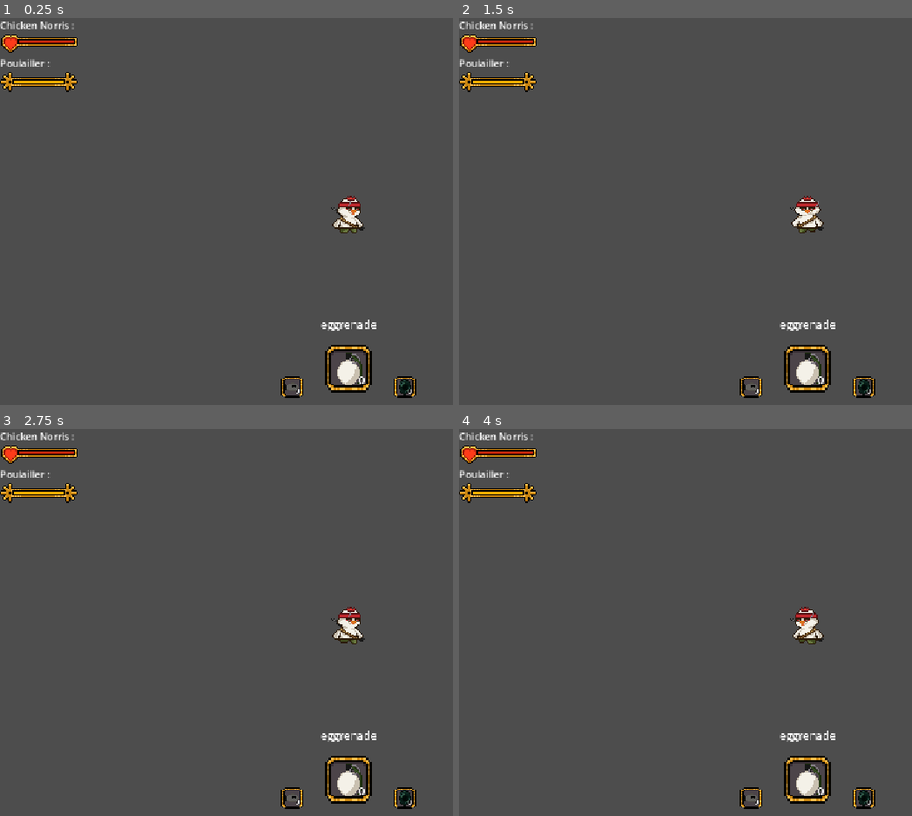
Above: before the commit, frames 1-4 (two rows, left to right).
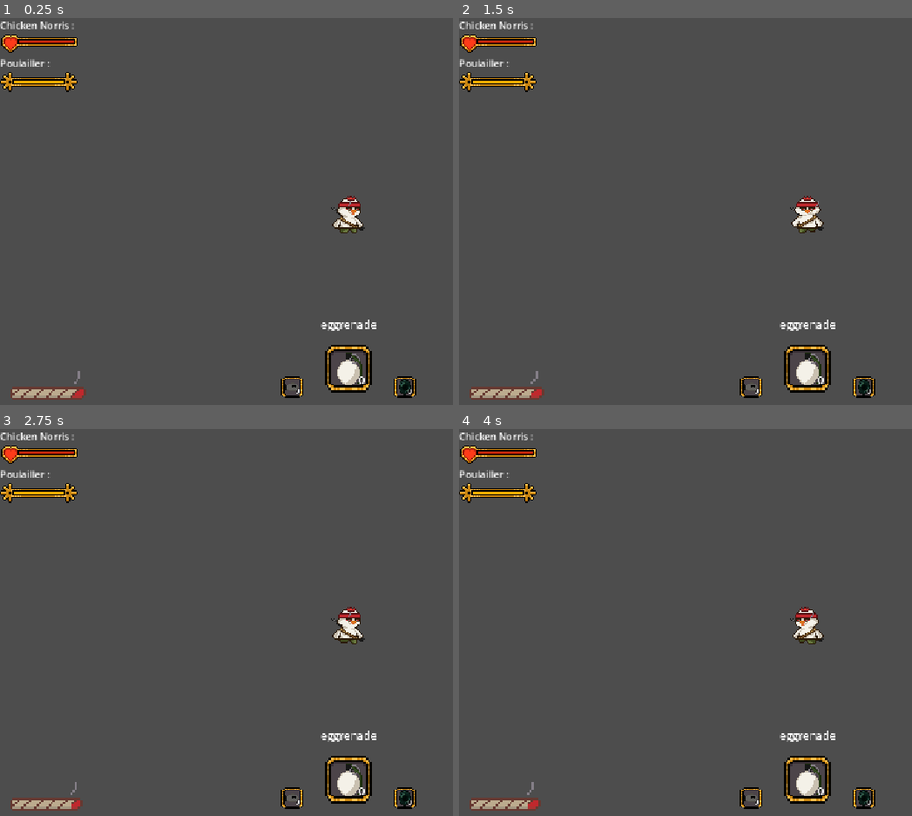
Above: after the commit, the same moments.

Repository: Xuniy/EpicFails_ezwinGameJam
Game: Godot game, scene res://scences/world_test.tscn
Two runs of this game, one before a commit and one after it. Both use one fixed random seed, a clock stepped at 60 frames per second and the inputs below.
Inputs:
- Up to frame 1 (0.25 s): no input
- Up to frame 2 (1.5 s): tap Enter at 0.5 s; hold D (droite) 0.53-1.28 s; tap Space at 1.25 s; hold S (bas) from 1.28 s (still down)
- Up to frame 3 (2.75 s): tap Enter at 2 s; release S (bas) at 2.03 s; hold D (droite) from 2.03 s (still down)
- Up to frame 4 (4 s): tap Space at 2.75 s; release D (droite) at 2.78 s; hold W (haut) 2.78-3.53 s; tap Enter at 3.5 s; hold A (gauche) from 3.53 s (still down)

The runs differ from the first frame. In frame 1, 0.6% of the frame differs, in the area x 2-20%, y 91-99%; in frame 2, 0.6%; in frame 3, 0.5%; in frame 4, 0.5%.

Commit message:
Joint qui se consume avec fumée
- scripts/joint_bar.gd : la braise rouge recule vers la gauche et le joint se
  vide en 45 s ; la fumée sort de la braise avec les images de fume.png
- scences/world_test.tscn : JointBar en bas à gauche du HUD
- assets : joint_bar.png

Co-Authored-By: Claude Haiku 5.5 <noreply@anthropic.com>
Claude-Session: https://claude.ai/code/session_01UwiPo7oy1NG6R3wQqBUMa4

Diff:
--- a/scences/world_test.tscn
+++ b/scences/world_test.tscn
@@ -15,6 +15,10 @@
 [ext_resource type="Texture2D" path="res://assets/Health_01_Bar01.png" id="9_fill_player"]
 [ext_resource type="Texture2D" path="res://assets/Health_03.png" id="10_frame_coop"]
 [ext_resource type="Texture2D" path="res://assets/Health_04_Bar02.png" id="11_fill_coop"]
+
+[ext_resource type="Script" path="res://scripts/joint_bar.gd" id="13_joint"]
+[ext_resource type="Texture2D" path="res://assets/joint_bar.png" id="14_joint_tex"]
+[ext_resource type="Texture2D" path="res://assets/fume.png" id="15_fume_tex"]
 
 [sub_resource type="RectangleShape2D" id="RectangleShape2D_w5pmr"]
 size = Vector2(34, 20)
@@ -105,3 +109,18 @@
 grow_vertical = 2
 mouse_filter = 2
 script = ExtResource("6_compass")
+
+[node name="JointBar" type="Control" parent="UI_en_sah/HUD" unique_id=905112376]
+layout_mode = 1
+anchors_preset = 2
+anchor_top = 1.0
+anchor_bottom = 1.0
+offset_left = 16.0
+offset_top = -90.0
+offset_right = 160.0
+offset_bottom = -16.0
+grow_vertical = 0
+mouse_filter = 2
+script = ExtResource("13_joint")
+joint_texture = ExtResource("14_joint_tex")
+smoke_texture = ExtResource("15_fume_tex")
--- /dev/null
+++ b/scripts/joint_bar.gd
@@ -0,0 +1,106 @@
+class_name JointBar
+extends Control
+
+## Joint qui se consume : la braise rouge recule vers la gauche à vitesse constante,
+## et le joint est entièrement consumé après `duration` secondes.
+## La fumée sort de la braise, avec les images de fume.png (animation du joueur).
+
+@export var joint_texture: Texture2D
+@export var smoke_texture: Texture2D
+@export var duration: float = 45.0
+@export var display_scale: float = 4.0
+
+const JOINT_REGION := Rect2(0, 13, 32, 6)  # zone du joint dans joint_bar.png
+const EMBER_COLUMN: float = 27.0            # colonne où commence la braise rouge
+const SMOKE_FRAME_SIZE: int = 8
+const SMOKE_FRAME_COUNT: int = 6
+const SMOKE_FPS: float = 5.0
+
+## 1.0 = joint entier, 0.0 = entièrement consumé.
+var amount: float = 1.0
+var smoke: AnimatedSprite2D
+
+
+func _ready() -> void:
+	mouse_filter = Control.MOUSE_FILTER_IGNORE
+	texture_filter = CanvasItem.TEXTURE_FILTER_NEAREST
+
+	smoke = AnimatedSprite2D.new()
+	smoke.texture_filter = CanvasItem.TEXTURE_FILTER_NEAREST
+	smoke.centered = false
+	smoke.scale = Vector2.ONE * display_scale
+	smoke.sprite_frames = _build_smoke_frames()
+	smoke.animation = &"fume"
+	add_child(smoke)
+	smoke.play()
+
+
+func _build_smoke_frames() -> SpriteFrames:
+	var frames := SpriteFrames.new()
+	frames.add_animation(&"fume")
+	frames.set_animation_loop(&"fume", true)
+	frames.set_animation_speed(&"fume", SMOKE_FPS)
+	for i in SMOKE_FRAME_COUNT:
+		var frame := AtlasTexture.new()
+		frame.atlas = smoke_texture
+		frame.region = Rect2(i * SMOKE_FRAME_SIZE, 0, SMOKE_FRAME_SIZE, SMOKE_FRAME_SIZE)
+		frames.add_frame(&"fume", frame)
+	return frames
+
+
+func _process(delta: float) -> void:
+	if duration > 0.0:
+		amount = maxf(0.0, amount - delta / duration)
+
+	_update_smoke()
+	queue_redraw()
+
+
+func _joint_top() -> float:
+	return size.y - JOINT_REGION.size.y * display_scale
+
+
+func _ember_x() -> float:
+	# Position de la braise en pixels de texture : elle suit la fin du papier restant.
+	return EMBER_COLUMN * amount
+
+
+func _update_smoke() -> void:
+	if smoke == null:
+		return
+
+	smoke.visible = amount > 0.0
+	# Centre la fumée sur la braise (la braise fait environ 5 px de large dans la texture).
+	var ember_center_x: float = (_ember_x() + 2.5) * display_scale
+	smoke.position = Vector2(
+		ember_center_x - SMOKE_FRAME_SIZE * display_scale * 0.5,
+		_joint_top() - SMOKE_FRAME_SIZE * display_scale
+	)
+
+
+func _draw() -> void:
+	if joint_texture == null or amount <= 0.0:
+		return
+
+	var top: float = _joint_top()
+	var ember_x: float = _ember_x()
+
+	# Papier restant : de la gauche jusqu'à la braise.
+	draw_texture_rect_region(
+		joint_texture,
+		Rect2(0.0, top, ember_x * display_scale, JOINT_REGION.size.y * display_scale),
+		Rect2(JOINT_REGION.position.x, JOINT_REGION.position.y, ember_x, JOINT_REGION.size.y)
+	)
+
+	# Braise rouge, collée à la fin du papier.
+	var ember_src := Rect2(
+		EMBER_COLUMN,
+		JOINT_REGION.position.y,
+		JOINT_REGION.size.x - EMBER_COLUMN,
+		JOINT_REGION.size.y
+	)
+	draw_texture_rect_region(
+		joint_texture,
+		Rect2(ember_x * display_scale, top, ember_src.size.x * display_scale, ember_src.size.y * display_scale),
+		ember_src
+	)
Binary file added: assets/joint_bar.png
Not shown, added: assets/joint_bar.png.import
